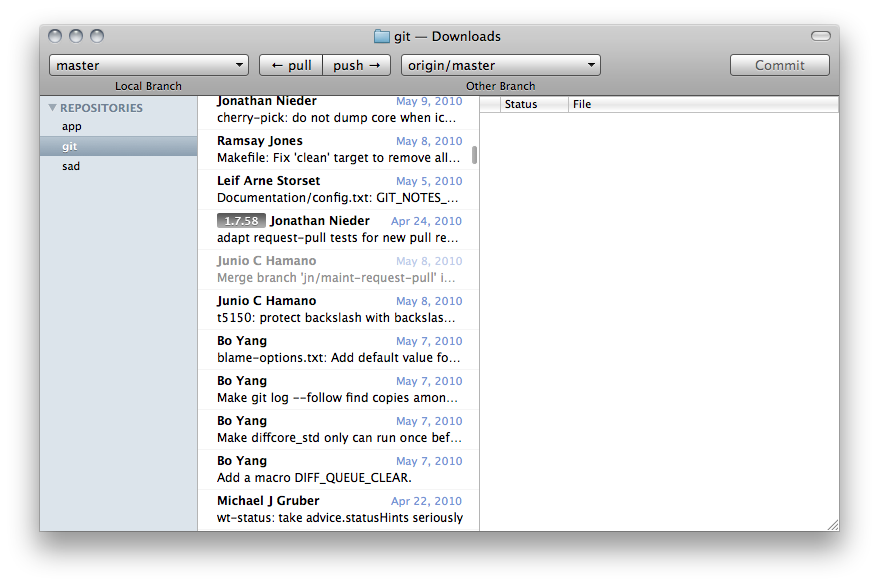
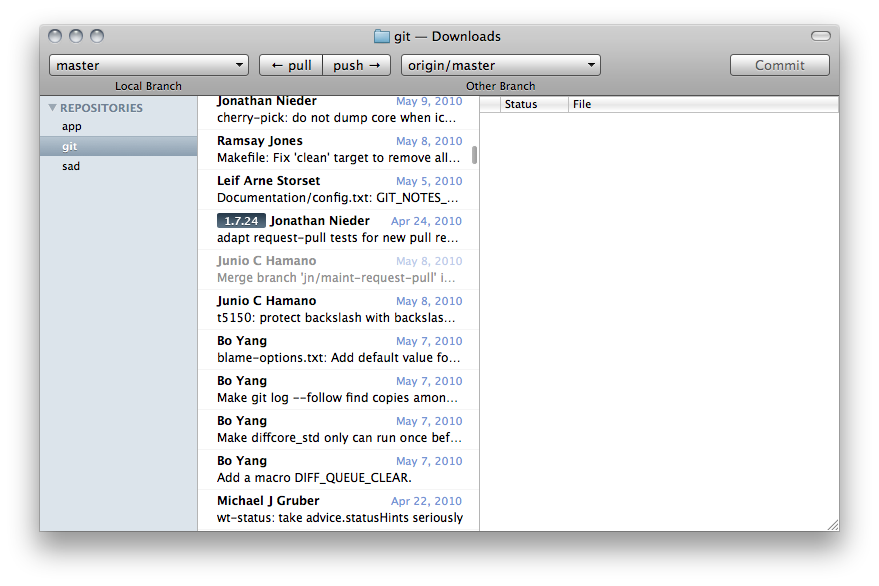
Layers edited between the first and the second 879 × 586 image:
renamed "1.7.58" to "1.7.24", painted on it over [225, 217, 258, 225]
"Gradient Fill 1 copy 2": opacity 38% → 27%, painted on it over [217, 213, 266, 228]
painted on "Shape 1 copy 2" over [217, 213, 266, 228]
